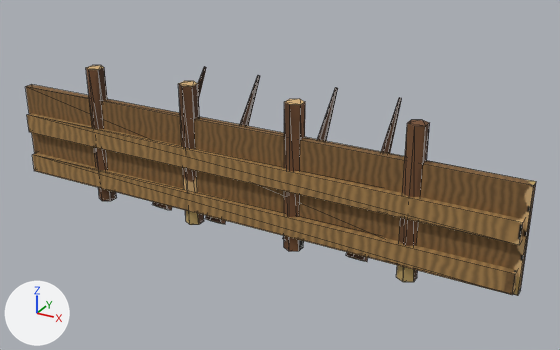
Before and after pictures for a commit that changed the glTF model game/assets/models/fort_l1_edge.glb.
The view is the same before and after, from a 50 mm lens placed at (0.544, -0.128, 0.546), pointed at (0.024, 0.817, 0.073). Arrows for +X, +Y and +Z are at lower left; the lights stay in place. The older version comes first. Mesh edges are drawn as thin lines. Vertices at exactly the same position are counted once.

Names of what the first picture shows: 'fort_l1_edge'.
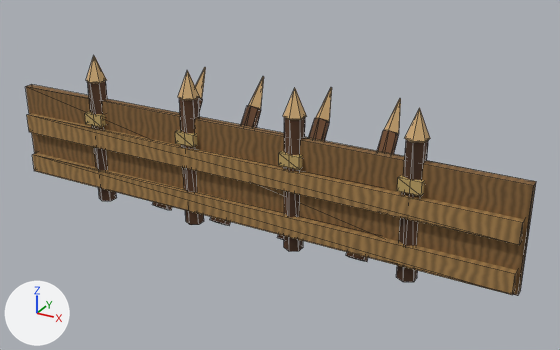
The change, as a list of edits to the scene's bpy script:
```text
Change me_cylinder:
    remove me_cylinder.from_pydata(...)  # 136 vertices, 220 faces; spans x -0.663..0.147, y -0.017..0.172, z -0.129..0.11
    add me_cylinder.from_pydata(...)  # 228 vertices, 340 faces; spans x -0.663..0.147, y -0.017..0.171, z -0.119..0.14
    me_cylinder part 1: a new loose piece, a 6-sided cone pointing to +z spanning x -0.014..0.014, y -0.016..0.016, z 0.1..0.14, in mat_baked (picture img_bake)
    me_cylinder part 2: a new loose piece, a box spanning x -0.016..0.016, y -0.016..0.016, z 0.031..0.049, in mat_baked (picture img_bake)
    me_cylinder part 3: a new loose piece, a 6-sided cone pointing to +z spanning x -0.186..-0.158, y -0.016..0.016, z 0.1..0.14, in mat_baked (picture img_bake)
    me_cylinder part 4: a new loose piece, a box spanning x -0.188..-0.156, y -0.016..0.016, z 0.031..0.049, in mat_baked (picture img_bake)
    me_cylinder part 5: a new loose piece, a 6-sided cone pointing to +z spanning x -0.358..-0.33, y -0.016..0.016, z 0.1..0.14, in mat_baked (picture img_bake)
    me_cylinder part 6: a new loose piece, a box spanning x -0.36..-0.328, y -0.016..0.016, z 0.031..0.049, in mat_baked (picture img_bake)
    me_cylinder part 7: a new loose piece, a 6-sided cone pointing to +z spanning x -0.53..-0.502, y -0.016..0.016, z 0.1..0.14, in mat_baked (picture img_bake)
    me_cylinder part 8: a new loose piece, a box spanning x -0.532..-0.5, y -0.016..0.016, z 0.031..0.049, in mat_baked (picture img_bake)
    me_cylinder part 9: the loose piece of 8 vertices spanning x -0.663..0.147, y -0.007..0.007, z -0.09..0.06 is moved by (0.0, 0.0, 0.01)
    me_cylinder part 10: the loose piece of 8 vertices spanning x -0.658..0.142, y -0.017..-0.001, z -0.085..-0.055 is moved by (0.0, 0.0, 0.01)
    me_cylinder part 11: the loose piece of 8 vertices spanning x -0.658..0.142, y -0.017..-0.001, z -0.015..0.015 is moved by (0.0, 0.0, 0.01)
    me_cylinder part 12: the loose piece of 12 vertices spanning x -0.012..0.012, y -0.014..0.014, z -0.11..0.11 is rebuilt with 12 vertices and now spans x -0.012..0.012, y -0.014..0.014, z -0.1..0.1
    me_cylinder part 13: the loose piece of 12 vertices spanning x -0.528..-0.504, y -0.014..0.014, z -0.11..0.11 is rebuilt with 12 vertices and now spans x -0.528..-0.504, y -0.014..0.014, z -0.1..0.1
    me_cylinder part 14: the loose piece of 12 vertices spanning x -0.203..-0.175, y 0.017..0.172, z -0.129..0.081 is rebuilt with 12 vertices and now spans x -0.212..-0.184, y 0.017..0.149, z -0.119..0.053
    me_cylinder part 15: the loose piece of 12 vertices spanning x -0.184..-0.16, y -0.014..0.014, z -0.11..0.11 is rebuilt with 12 vertices and now spans x -0.184..-0.16, y -0.014..0.014, z -0.1..0.1
    me_cylinder part 16: the loose piece of 12 vertices spanning x -0.341..-0.313, y 0.017..0.172, z -0.129..0.081 is rebuilt with 12 vertices and now spans x -0.332..-0.304, y 0.017..0.149, z -0.119..0.053
    me_cylinder part 17: the loose piece of 12 vertices spanning x -0.356..-0.332, y -0.014..0.014, z -0.11..0.11 is rebuilt with 12 vertices and now spans x -0.356..-0.332, y -0.014..0.014, z -0.1..0.1
    me_cylinder part 18: the loose piece of 12 vertices spanning x -0.1..-0.072, y 0.017..0.172, z -0.129..0.081 is rebuilt with 12 vertices and now spans x -0.1..-0.072, y 0.017..0.149, z -0.119..0.053
    me_cylinder part 19: the loose piece of 12 vertices spanning x -0.444..-0.416, y 0.017..0.172, z -0.129..0.081 is rebuilt with 12 vertices and now spans x -0.444..-0.416, y 0.017..0.149, z -0.119..0.053
    me_cylinder part 20: 32 vertices added at x -0.442..-0.074, y 0.129..0.171, z 0.039..0.091
    other edits to the shape of me_cylinder do not show in these pictures
Change ob_fort_l1_edge:
    ob_fort_l1_edge.location: (0.258, 0.745, 0.11) -> (0.258, 0.745, 0.1)
```

What differs and where, as boxes (x1, y1, x2, y2) in the pictures (560 x 350 px; the box of a moved part takes in the faces that stretch with it):
'fort_l1_edge', reshaped, moved
    before: (25, 65, 536, 296)
    after: (25, 56, 536, 296)
part 1 of me_cylinder, added (brown)
    after: (405, 108, 430, 142)
part 2 of me_cylinder, added
    after: (397, 175, 425, 196)
part 3 of me_cylinder, added (brown)
    after: (283, 88, 306, 120)
part 4 of me_cylinder, added
    after: (279, 151, 302, 170)
part 5 of me_cylinder, added
    after: (178, 70, 200, 100)
part 6 of me_cylinder, added
    after: (175, 130, 197, 147)
part 7 of me_cylinder, added
    after: (86, 56, 107, 83)
part 8 of me_cylinder, added
    after: (85, 111, 106, 127)
part 9 of me_cylinder, moved or reshaped
    both: (25, 84, 536, 296)
part 10 of me_cylinder, moved or reshaped
    both: (32, 153, 517, 295)
part 11 of me_cylinder, moved or reshaped
    both: (27, 113, 524, 245)
part 12 of me_cylinder, rebuilt (12% shorter)
    before: (396, 120, 430, 282)
    after: (396, 139, 428, 282)
part 13 of me_cylinder, rebuilt (12% shorter)
    before: (86, 65, 117, 201)
    after: (87, 81, 117, 201)
part 14 of me_cylinder, rebuilt (7% narrower, 21% shorter)
    before: (283, 88, 338, 243)
    after: (278, 118, 329, 240)
part 15 of me_cylinder, rebuilt (12% shorter)
    before: (284, 99, 305, 251)
    after: (284, 117, 305, 251)
part 16 of me_cylinder, rebuilt (7% narrower, 19% shorter)
    before: (205, 75, 260, 224)
    after: (210, 106, 261, 226)
part 17 of me_cylinder, rebuilt (12% shorter)
    before: (178, 81, 204, 225)
    after: (179, 98, 204, 225)
part 18 of me_cylinder, rebuilt (19% shorter)
    before: (346, 98, 401, 262)
    after: (346, 130, 399, 262)
part 19 of me_cylinder, rebuilt (21% shorter)
    before: (153, 67, 206, 210)
    after: (152, 97, 203, 210)
part 20 of me_cylinder, added
    after: (195, 67, 401, 134)
